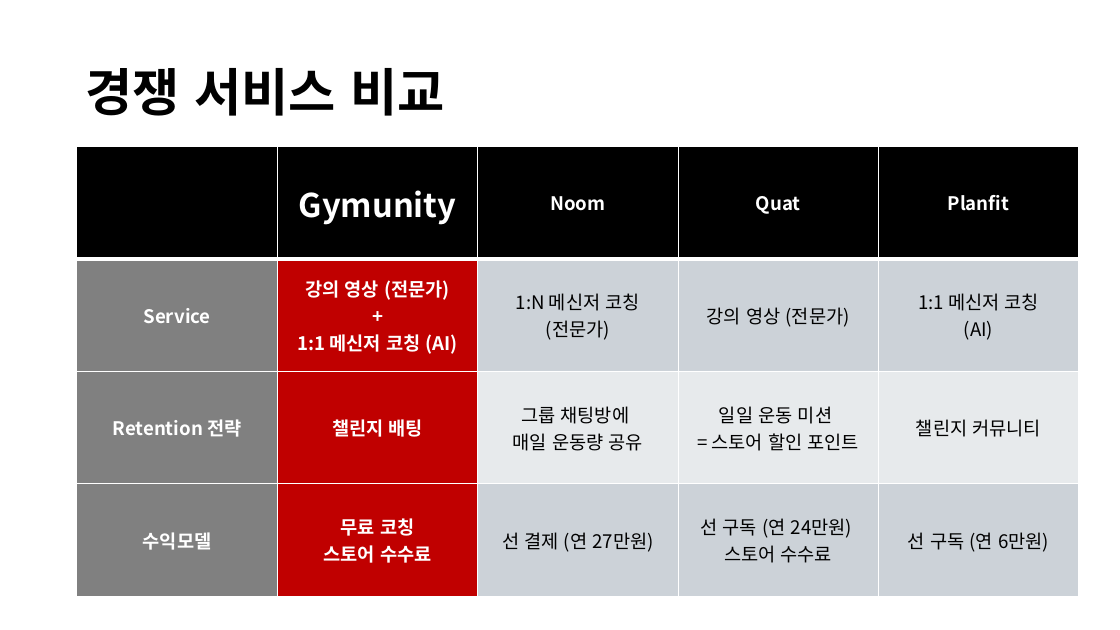
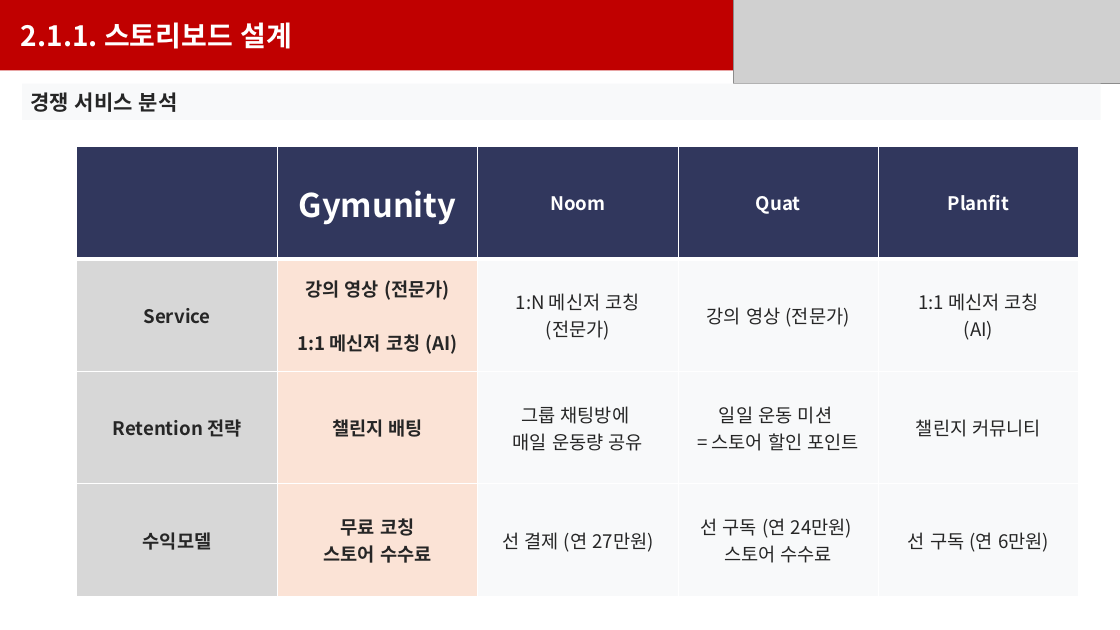
Before and after one commit to Brian-Hong-KR/Gymunity, a slide deck: slide 8 of Doc/최종발표/초안.pptx (slide 5 before the commit). Drawn at 1120x630 pixels with LibreOffice and Linux fonts; fonts in the diff are those of the drawing; grey boxes stand for pictures. Boxes give left, top, right and bottom in pixels: in the first picture for what was removed or moved away, otherwise in the second. Text is boxed around its words. In the diff, an @@ line names an element or a change of style, - is before the commit and + after.

```diff
--- a/Doc/최종발표/초안.pptx
+++ b/Doc/최종발표/초안.pptx
@@ rectangle added at <box>0,0,1120,71</box>, fill #C00000, 24 pt, text #FFFFFF, bold @@
+2.1.1. 스토리보드 설계
@@ picture added at <box>734,0,1120,83</box> @@
@@ rectangle "경쟁 서비스 분석": place and size @@
-rectangle "경쟁 서비스 분석" at <box>85,68,444,116</box>
+rectangle "경쟁 서비스 분석" at <box>22,83,1101,119</box>
@@ rectangle "경쟁 서비스 분석" at <box>22,83,1101,119</box>: fill none to #F8F9FA @@
@@ text in rectangle at <box>30,92,178,112</box>: text changed; size 44 to 18 pt; text colour #000000 to #262626 @@
-경쟁 서비스 비교
+경쟁 서비스 분석
@@ table at <box>77,147,1081,597</box> @@
-row 2, column 2: 강의 영상 (전문가) / + / 1:1 메신저 코칭 (AI)
+row 2, column 2: 강의 영상 (전문가) / 1:1 메신저 코칭 (AI)
@@ fill #000000 to #31375D in row 1 @@
@@ fill #808080 to #D7D7D7 in 3 cells @@
@@ fill #C00000 to #FBE3D6 in 3 cells @@
@@ fill #CCD2D8 to #F8F9FA in 6 cells @@
@@ fill #E8EAED to #F8F9FA in 3 cells @@
@@ text colour #FFFFFF to #262626 in "Service", "Retention 전략", "챌린지 배팅", "수익모델" and 2 more places @@
@@ text colour #000000 to #262626 in "1:N 메신저 코칭", "(전문가)", "강의 영상 (전문가)", "1:1 메신저 코칭" and 10 more places @@
```
Also in this commit, not shown: 4 other slides changed, 25 slides added, 22 slides removed.
